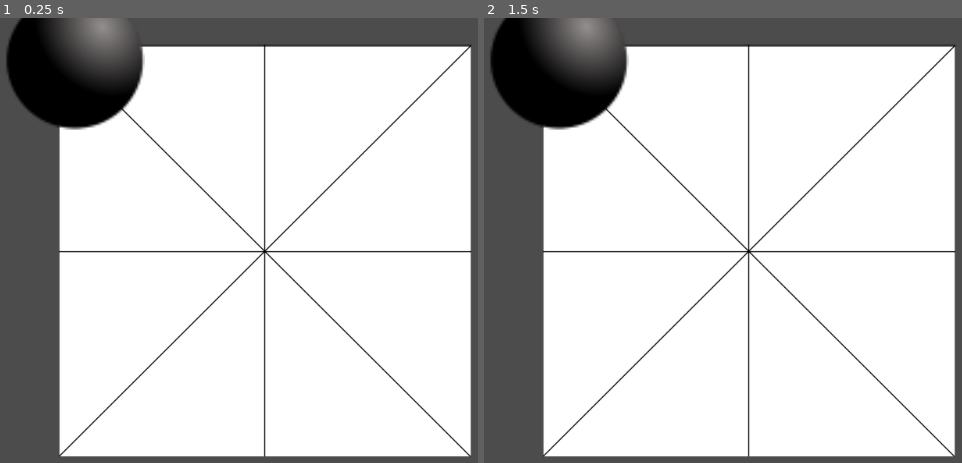
Above: before the commit, frames 1-2 (left to right).
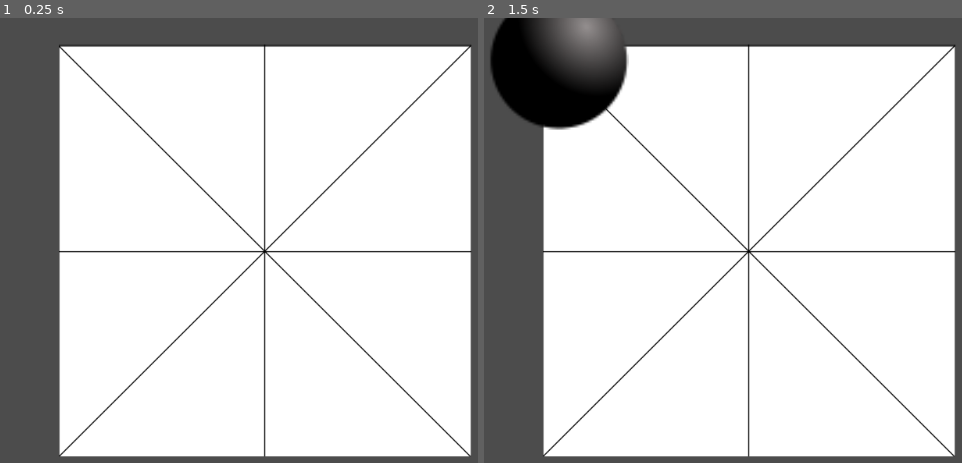
Above: after the commit, the same moments.

Repository: GodotGarden/morris-game
Game: Godot game, scene res://Board.tscn
Same seed, same stepped clock (60 frames per second), same inputs: the game is played once before the commit and once after it.
Inputs (mouse positions are in pixels of both pictures, inside the frame that each line leads up to):
- Up to frame 1 (0.25 s): no input
- Up to frame 2 (1.5 s): tap Enter at 0.5 s; move the mouse to (560, 58) at 0.52 s; click (560, 58) at 0.67 s; tap Space at 1.25 s; move the mouse to (593, 276) at 1.27 s; click (593, 276) at 1.42 s

The runs differ from the first frame. In frame 1, 5.6% of the frame differs, in the area x 1-31%, y 0-26%; in frame 2, nothing differs.
Error before the commit: Parse Error: Mixed tabs and spaces in indentation. (res://Position.gd:12)

Commit message:
Place player piece on click

Diff:
--- a/Board.gd
+++ b/Board.gd
@@ -4,9 +4,7 @@
 
 func _ready():
 	# The player with the black stones moves first (ala Go)
-	player_turn = 'black'
+	player_turn = "black"
 
-#func _process(delta):
-#	# Called every frame. Delta is time since last frame.
-#	# Update game logic here.
-#	pass
+func _get_player_turn():
+	return player_turn
--- a/Position.gd
+++ b/Position.gd
@@ -1,12 +1,22 @@
 extends Area2D
 
 var occupied_by
+var board
+var black_piece_texture = load("res://images/black_piece.svg")
+var white_piece_texture = load("res://images/white_piece.svg")
 
 func _ready():
+	board = self.get_parent()
 	pass
 
 
 func _on_Position_input_event(viewport, event, shape_idx):
 	# Check if the event was a mouse click
 	if (event is InputEventMouseButton && event.pressed):
-        print("Clicked")
+		# Check what player's turn it is
+		if board.player_turn == "black":
+			# Put a black piece on the position
+			$Piece.set_texture(black_piece_texture)
+		elif board.player_turn == "white":
+			# Put a white piece on the position
+			$Piece.set_texture(white_piece_texture)
--- a/Position.tscn
+++ b/Position.tscn
@@ -1,14 +1,13 @@
-[gd_scene load_steps=4 format=2]
+[gd_scene load_steps=3 format=2]
 
 [ext_resource path="res://Position.gd" type="Script" id=1]
-[ext_resource path="res://images/black_piece.svg" type="Texture" id=2]
 
 [sub_resource type="CircleShape2D" id=1]
 
 custom_solver_bias = 0.0
 radius = 8.69088
 
-[node name="Position" type="Area2D"]
+[node name="Position" type="Area2D" index="0"]
 
 position = Vector2( -8.20227, 0 )
 scale = Vector2( 20, 20 )
@@ -26,10 +25,9 @@
 
 shape = SubResource( 1 )
 
-[node name="Sprite" type="Sprite" parent="." index="1"]
+[node name="Piece" type="Sprite" parent="." index="1"]
 
 scale = Vector2( 0.3, 0.3 )
-texture = ExtResource( 2 )
 _sections_unfolded = [ "Transform" ]
 
 [connection signal="input_event" from="." to="." method="_on_Position_input_event"]
